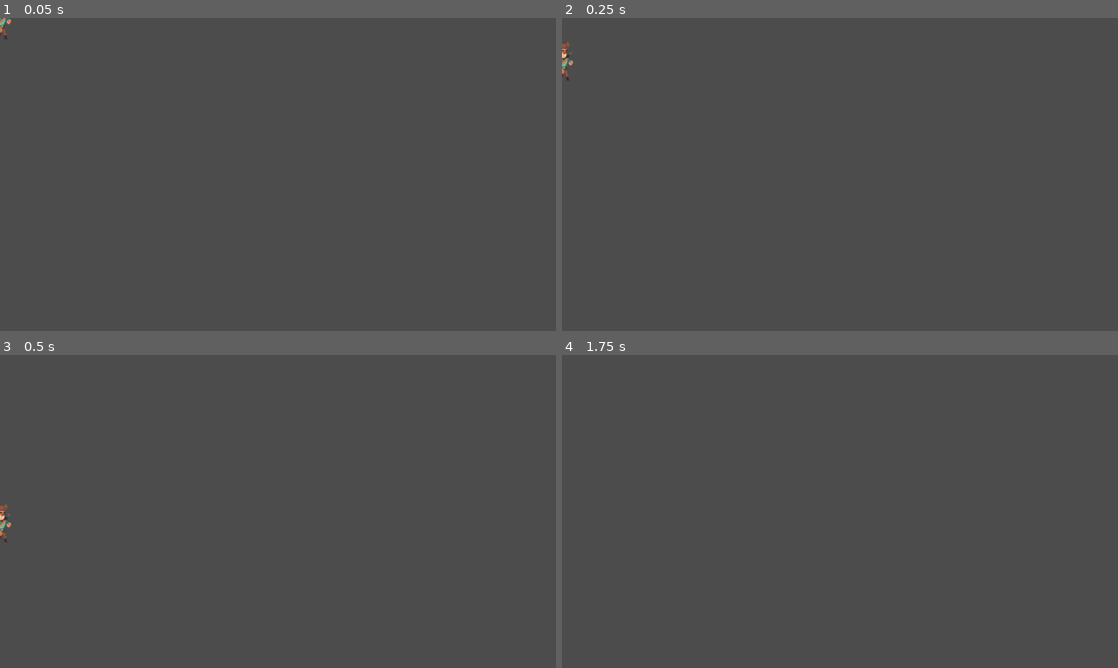
Above: before the commit, frames 1-4 (two rows, left to right).
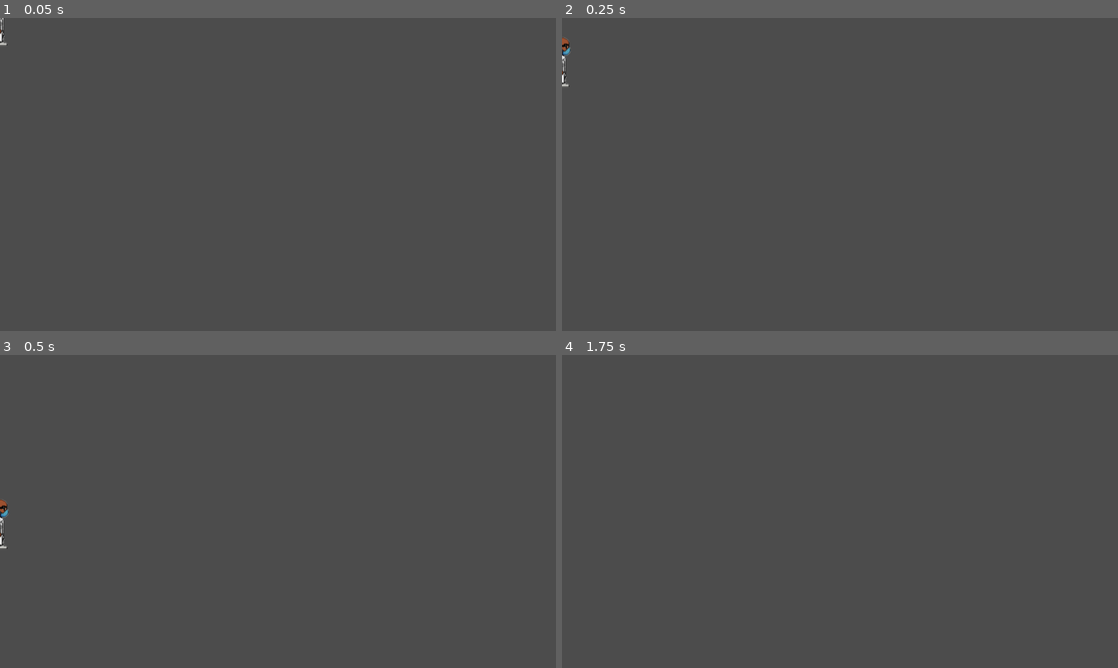
Above: after the commit, the same moments.

Repository: 2023M1T6-Inteli/grupo5
Game: Godot game, scene res://scenes/player.tscn
Two runs of this game, one before a commit and one after it. Both use one fixed random seed, a clock stepped at 60 frames per second and the inputs below.
Inputs:
- Up to frame 1 (0.05 s): no input
- Up to frame 2 (0.25 s): no input
- Up to frame 3 (0.5 s): no input
- Up to frame 4 (1.75 s): hold D (move_right) from 0.53 s (still down); tap W (jump) at 0.77, 1.52 s; tap Enter at 1.25 s

The runs differ from the first frame. In frame 1, less than 0.1% of the frame differs, in the area x 0-2%, y 0-9%; in frame 2, 0.2%, in the area x 0-2%, y 6-22%; in frame 3, 0.2%; in frame 4, nothing differs.

Commit message:
feat: player running animation

Diff:
--- a/src/scenes/player.tscn
+++ b/src/scenes/player.tscn
@@ -1,10 +1,43 @@
-[gd_scene load_steps=4 format=2]
+[gd_scene load_steps=8 format=2]
 
 [ext_resource path="res://scripts/player.gd" type="Script" id=1]
-[ext_resource path="res://assets/player/landing.png" type="Texture" id=2]
+[ext_resource path="res://assets/player/run_animaton/2d2-removebg-preview.png" type="Texture" id=2]
+[ext_resource path="res://assets/player/run_animaton/2d4-removebg-preview (1).png" type="Texture" id=3]
+[ext_resource path="res://assets/player/run_animaton/2d5-removebg-preview.png" type="Texture" id=4]
 
 [sub_resource type="RectangleShape2D" id=1]
 extents = Vector2( 10, 16.5 )
+
+[sub_resource type="Animation" id=2]
+length = 0.001
+tracks/0/type = "value"
+tracks/0/path = NodePath("Sprite:texture")
+tracks/0/interp = 1
+tracks/0/loop_wrap = true
+tracks/0/imported = false
+tracks/0/enabled = true
+tracks/0/keys = {
+"times": PoolRealArray( 0 ),
+"transitions": PoolRealArray( 1 ),
+"update": 0,
+"values": [ ExtResource( 2 ) ]
+}
+
+[sub_resource type="Animation" id=3]
+resource_name = "run"
+length = 0.8
+tracks/0/type = "value"
+tracks/0/path = NodePath("Sprite:texture")
+tracks/0/interp = 1
+tracks/0/loop_wrap = true
+tracks/0/imported = false
+tracks/0/enabled = true
+tracks/0/keys = {
+"times": PoolRealArray( 0, 0.1, 0.2, 0.4, 0.6 ),
+"transitions": PoolRealArray( 1, 1, 1, 1, 1 ),
+"update": 1,
+"values": [ ExtResource( 2 ), ExtResource( 3 ), ExtResource( 4 ), ExtResource( 3 ), ExtResource( 2 ) ]
+}
 
 [node name="player" type="KinematicBody2D"]
 script = ExtResource( 1 )
@@ -17,5 +50,8 @@
 shape = SubResource( 1 )
 
 [node name="Sprite" type="Sprite" parent="."]
-scale = Vector2( 2.5, 2.5 )
 texture = ExtResource( 2 )
+
+[node name="Animation" type="AnimationPlayer" parent="."]
+anims/RESET = SubResource( 2 )
+anims/run = SubResource( 3 )
--- a/src/scripts/player.gd
+++ b/src/scripts/player.gd
@@ -5,6 +5,7 @@
 export (int) var gravity = 1200 #velocidade da gravidade
 
 onready var sprite = get_node("Sprite")
+onready var animation = get_node("Animation")
 
 var velocity = Vector2()
 var jumping = false
@@ -20,9 +21,11 @@
 		velocity.y = jump_speed
 	if right:
 		velocity.x += run_speed
+		animation.play("run")
 		sprite.flip_h = false
 	if left:
 		velocity.x -= run_speed
+		animation.play("run")
 		sprite.flip_h = true
 
 func _physics_process(delta):
Binary file removed: src/assets/player/landing.png
Binary file added: src/assets/player/run_animaton/2d1-removebg-preview.png
Not shown, added: src/assets/player/run_animaton/2d1-removebg-preview.png.import
Binary file added: src/assets/player/run_animaton/2d2-removebg-preview.png
Not shown, added: src/assets/player/run_animaton/2d2-removebg-preview.png.import
Binary file added: src/assets/player/run_animaton/2d3-removebg-preview.png
Not shown, changed: src/assets/player/run_animaton/2d3-removebg-preview.png.import
Binary file added: src/assets/player/run_animaton/2d4-removebg-preview (1).png
Not shown, added: src/assets/player/run_animaton/2d4-removebg-preview (1).png.import
Binary file added: src/assets/player/run_animaton/2d5-removebg-preview.png
Not shown, added: src/assets/player/run_animaton/2d5-removebg-preview.png.import
